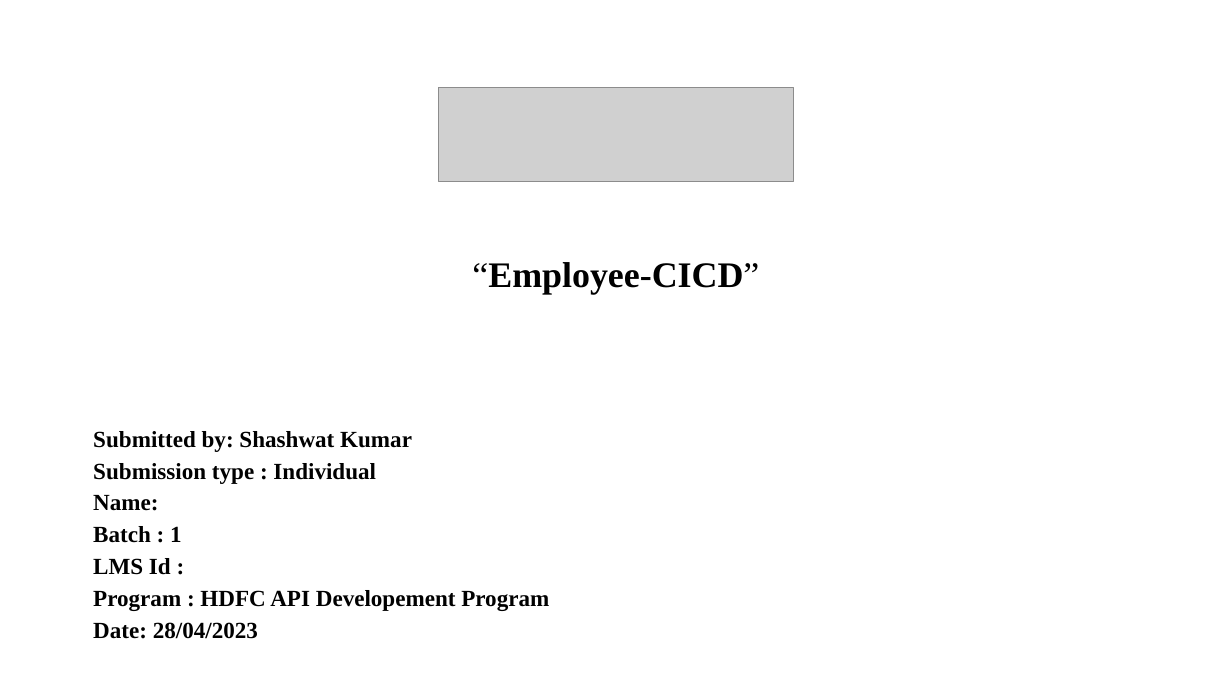
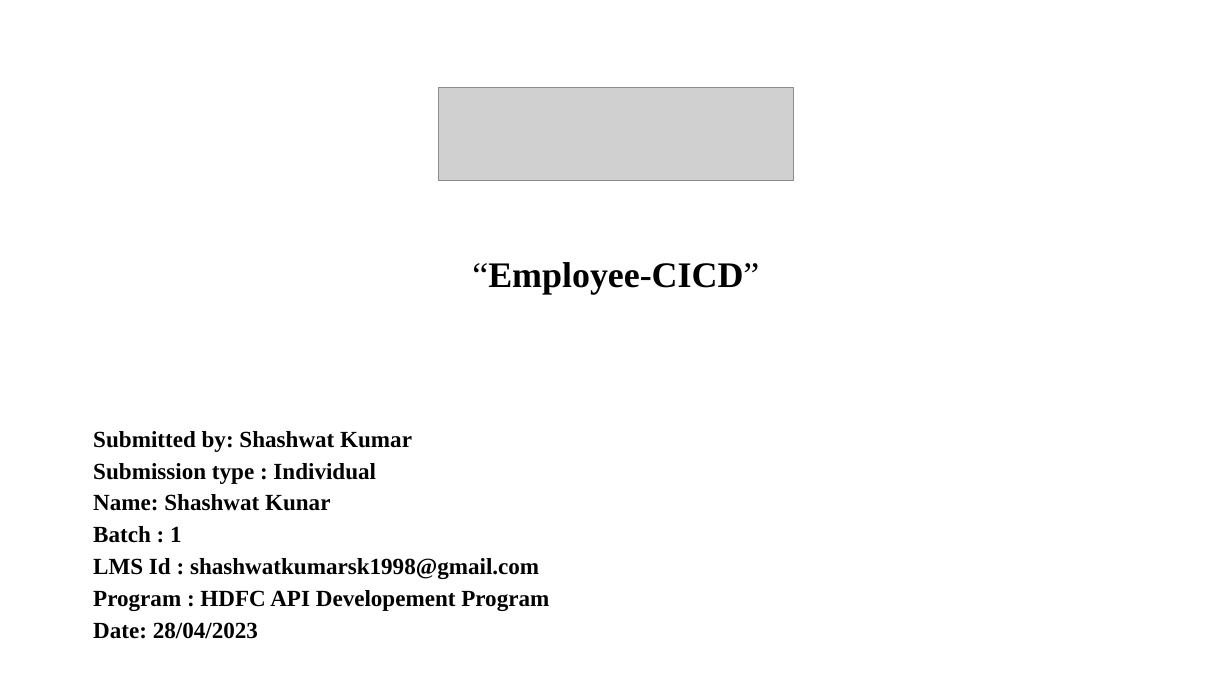
Before and after one commit to satanpotato98/HDFC-Capstone-Project, a slide deck: slide 1 of Capstone_Project.pptx. Drawn at 1232x693 pixels with LibreOffice and Linux fonts; fonts in the diff are those of the drawing; grey boxes stand for pictures; background and template pictures are left out. Boxes give left, top, right and bottom in pixels: in the first picture for what was removed or moved away, otherwise in the second. Text is boxed around its words. In the diff, an @@ line names an element or a change of style, - is before the commit and + after.

```diff
--- a/Capstone_Project.pptx
+++ b/Capstone_Project.pptx
@@ text at (x1=93, y1=494, x2=330, y2=511): text changed @@
-Name:
+Name: Shashwat Kunar
@@ text at (x1=93, y1=558, x2=539, y2=579): text changed @@
-LMS Id :
+LMS Id : shashwatkumarsk1998@gmail.com
```
Also in this commit, not shown: 2 other slides changed, 1 slide added, 1 slide removed, 7 other files.
